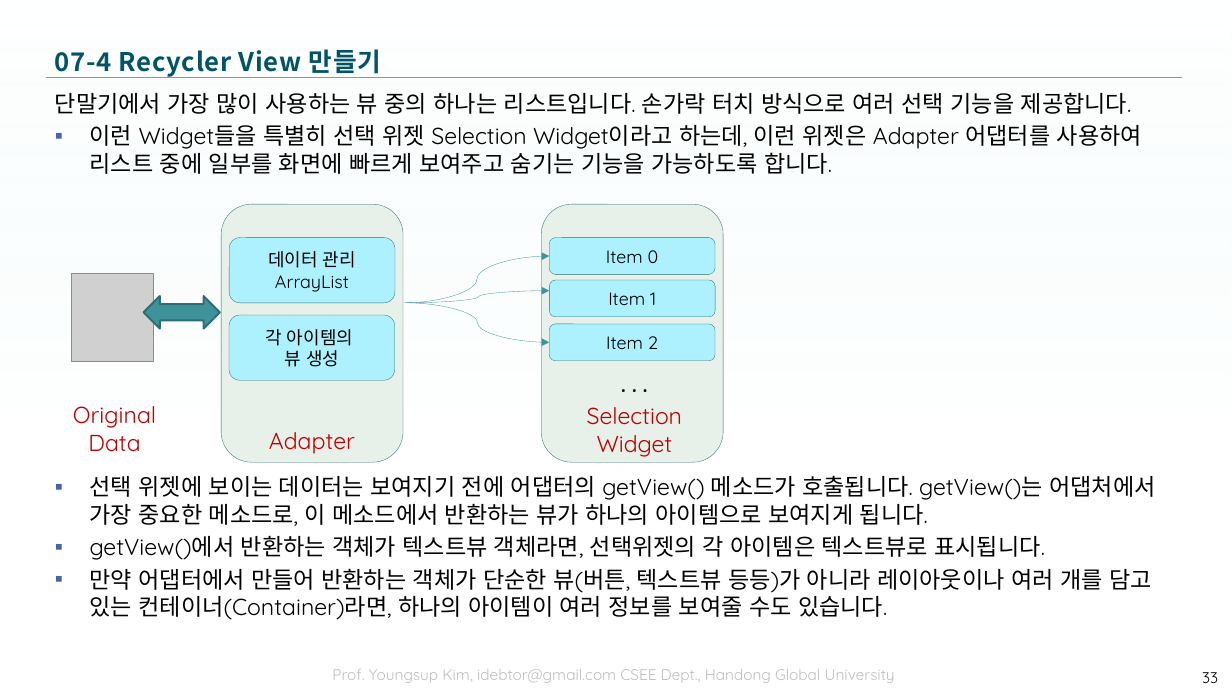
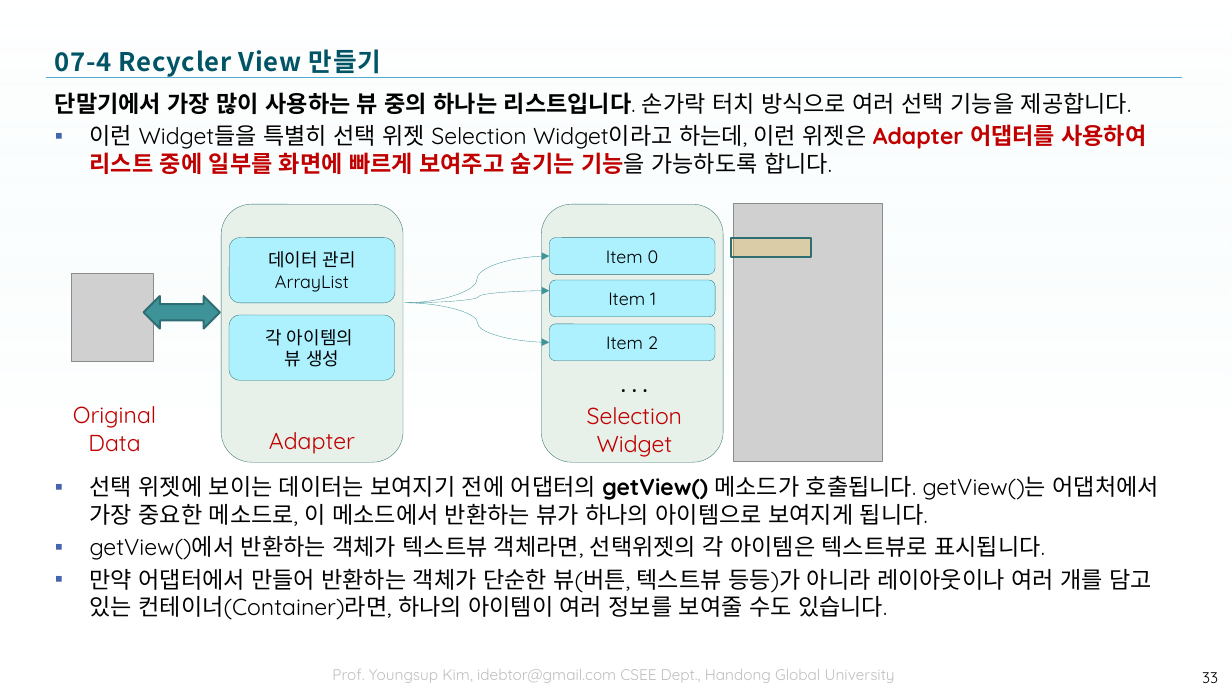
Before and after one commit to tae7841/HuStarAS, a slide deck: slide 33 of ppts/07Widget.pptx. Drawn at 1232x693 pixels with LibreOffice and Linux fonts; fonts in the diff are those of the drawing; grey boxes stand for pictures; background and template pictures are left out. Boxes give left, top, right and bottom in pixels: in the first picture for what was removed or moved away, otherwise in the second. Text is boxed around its words. In the diff, an @@ line names an element or a change of style, - is before the commit and + after.

```diff
--- a/ppts/07Widget.pptx
+++ b/ppts/07Widget.pptx
@@ text at [55,92,1159,526]: bold on in "단말기에서 가장 많이 사용하는 뷰 중의 하나는 ...", "Adapter 어댑터를 사용하여 리스트 중에 일부를 화면에 ...", "getView()"; text colour #000000 to #C00000 in "Adapter 어댑터를 사용하여 리스트 중에 일부를 화면에 ..." @@
@@ picture added at [734,203,883,461] @@
@@ rectangle added at [731,238,811,257], fill #FFC000 at 20% opacity, outline #2F6D72 1.5 pt @@
```
Also in this commit, not shown: 13 other slides changed, 1 slide added, 1 other file.
